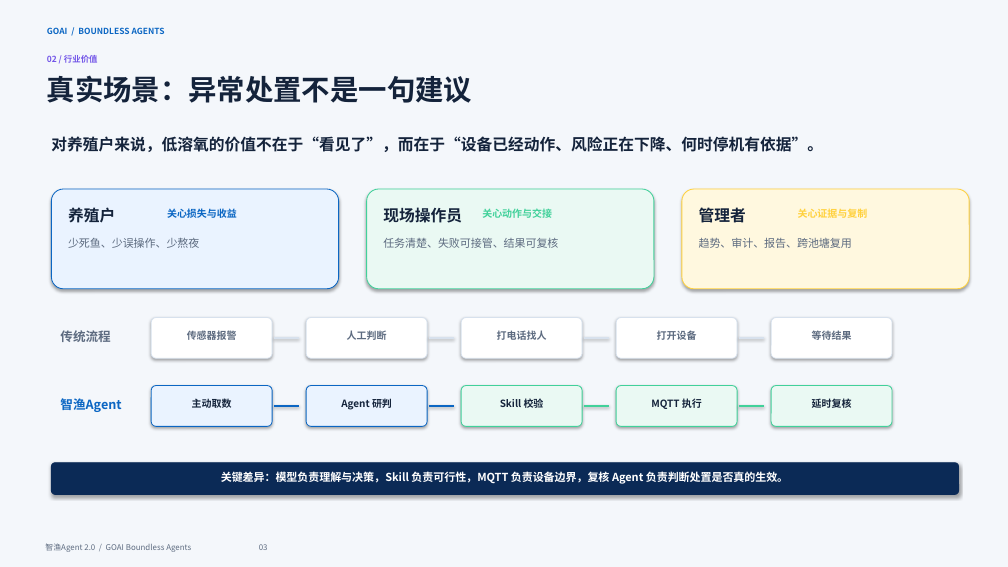
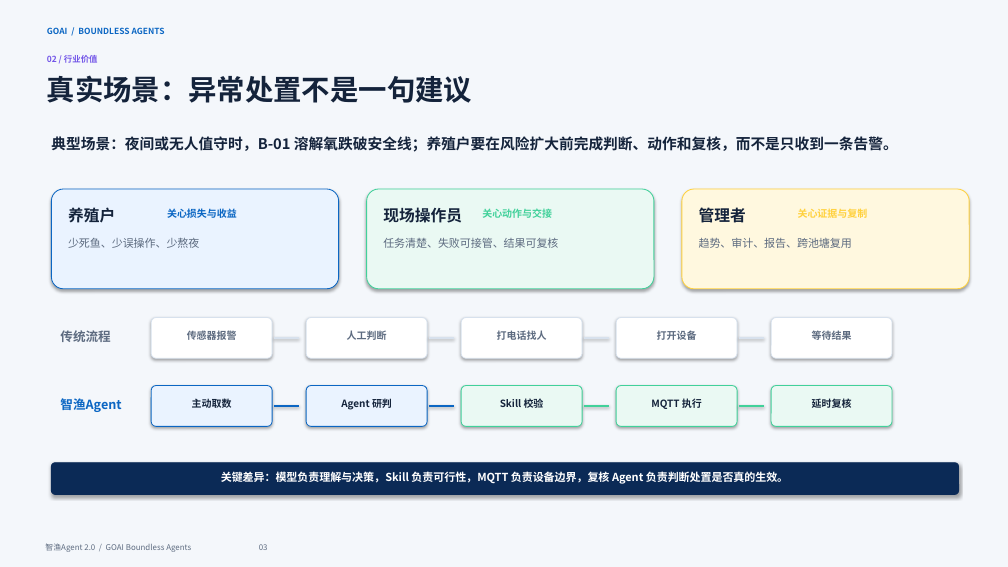
Before and after one commit to simonliu009/fishagent, a slide deck: slide 3 of fishagent-next/deliverables/智渔Agent-2.0_GOAI无界应用评委路演.pptx. Drawn at 1008x567 pixels with LibreOffice and Linux fonts; fonts in the diff are those of the drawing. Boxes give left, top, right and bottom in pixels: in the first picture for what was removed or moved away, otherwise in the second. Text is boxed around its words. In the diff, an @@ line names an element or a change of style, - is before the commit and + after.

```diff
--- a/fishagent-next/deliverables/智渔Agent-2.0_GOAI无界应用评委路演.pptx
+++ b/fishagent-next/deliverables/智渔Agent-2.0_GOAI无界应用评委路演.pptx
@@ text at (51, 136, 898, 152): text changed; size 15 to 14 pt @@
-对养殖户来说，低溶氧的价值不在于“看见了”，而在于“设备已经动作、风险正在下降、何时停机有依据”。
+典型场景：夜间或无人值守时，B-01 溶解氧跌破安全线；养殖户要在风险扩大前完成判断、动作和复核，而不是只收到一条告警。
```
Also in this commit, not shown: 10 other slides changed, 1 slide added, 6 other files.
